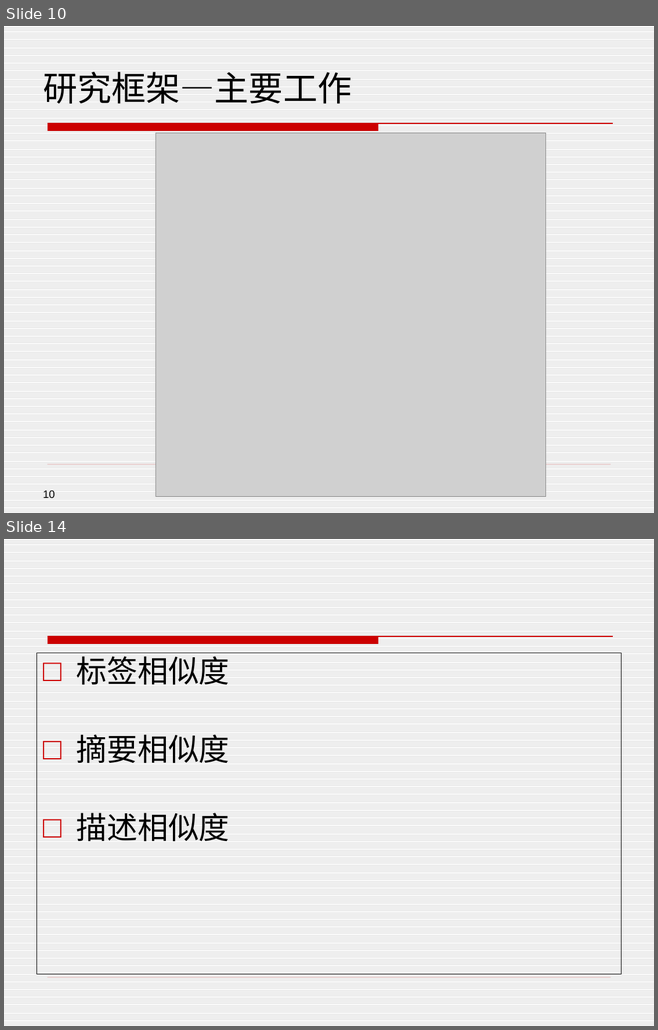
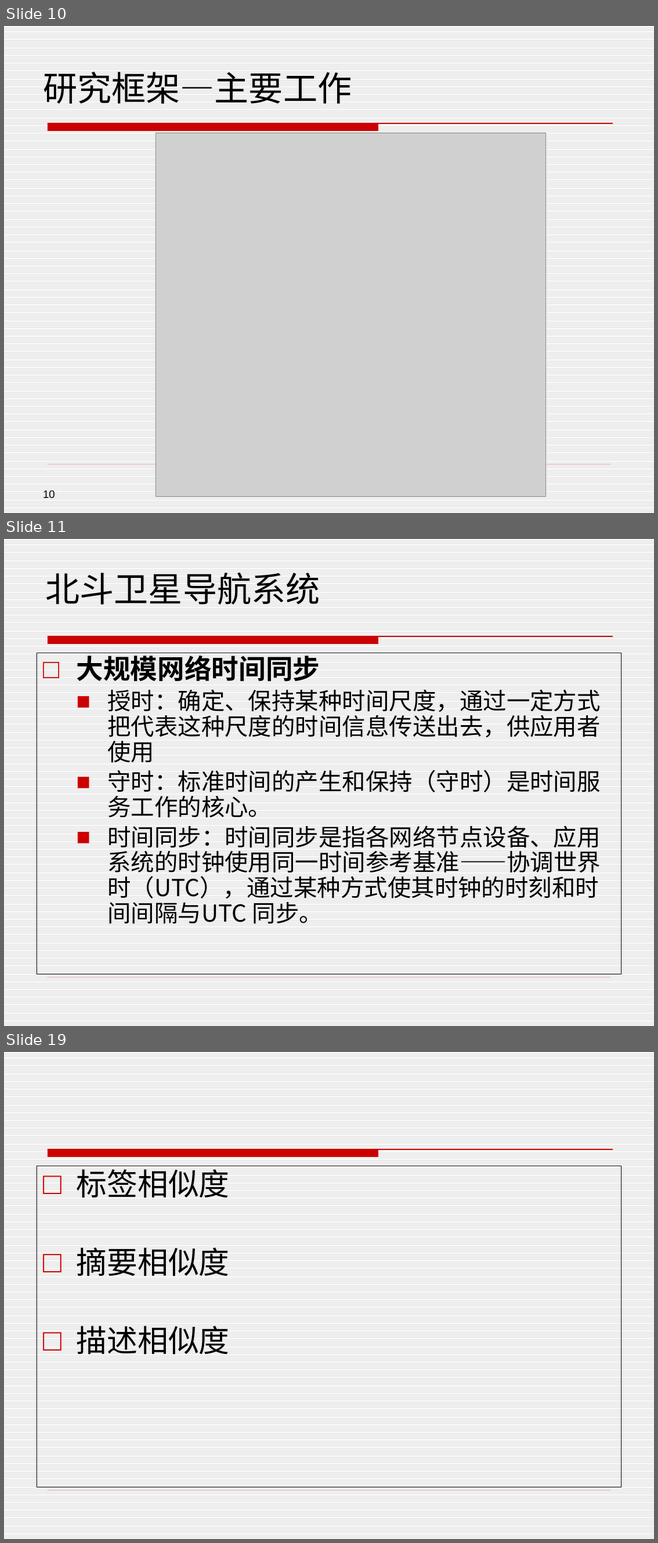
Before and after one commit to henryzhao/graduate, a slide deck: 赵玉琦硕士论文答辩.pptx. Shown one above the other, each under a label of ours: slides 10 and 14 before the commit, slides 10, 11 and 19 after it; the slides between them are not shown. The pictures are 658x1030 and 658x1543 pixels, drawn with LibreOffice and Linux fonts; fonts in the diff are those of the drawing; grey boxes stand for pictures; background and template pictures are left out. Boxes give left, top, right and bottom in pixels: in the first picture for what was removed or moved away, otherwise in the second. Text is boxed around its words. In the diff, an @@ line names an element or a change of style, - is before the commit and + after.

```diff
--- a/赵玉琦硕士论文答辩.pptx
+++ b/赵玉琦硕士论文答辩.pptx
@@ slide 11 added at [4,539,654,1026], background pattern #DDDDDD on #FFFFFF; not listed: 2 template elements that a slide beside it also shows @@
@@ title added at [46,573,320,605], 38 pt, text #000000 @@
+北斗卫星导航系统
@@ text added at [36,653,621,974], outline #000000 0.75 pt, 26 pt, text #000000 @@
+□ 大规模网络时间同步
+  ■ 授时：确定、保持某种时间尺度，通过一定方式把代表这种尺度的时间信息传送出去，供应用者使用
+  ■ 守时：标准时间的产生和保持（守时）是时间服务工作的核心。
+  ■ 时间同步：时间同步是指各网络节点设备、应用系统的时钟使用同一时间参考基准——协调世界时（UTC），通过某种方式使其时钟的时刻和时间间隔与UTC 同步。
@@ what was slide 14 is now slide 19 @@
```
Also in this commit, not shown: 1 slide changed, 6 other slides added, 2 slides removed, 1 other file.
